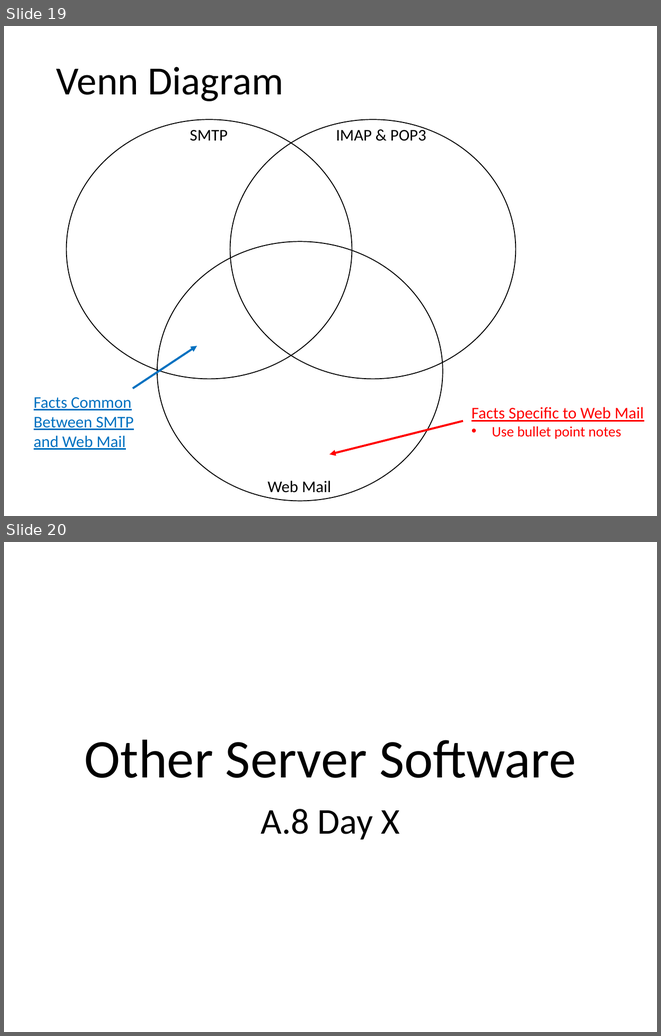
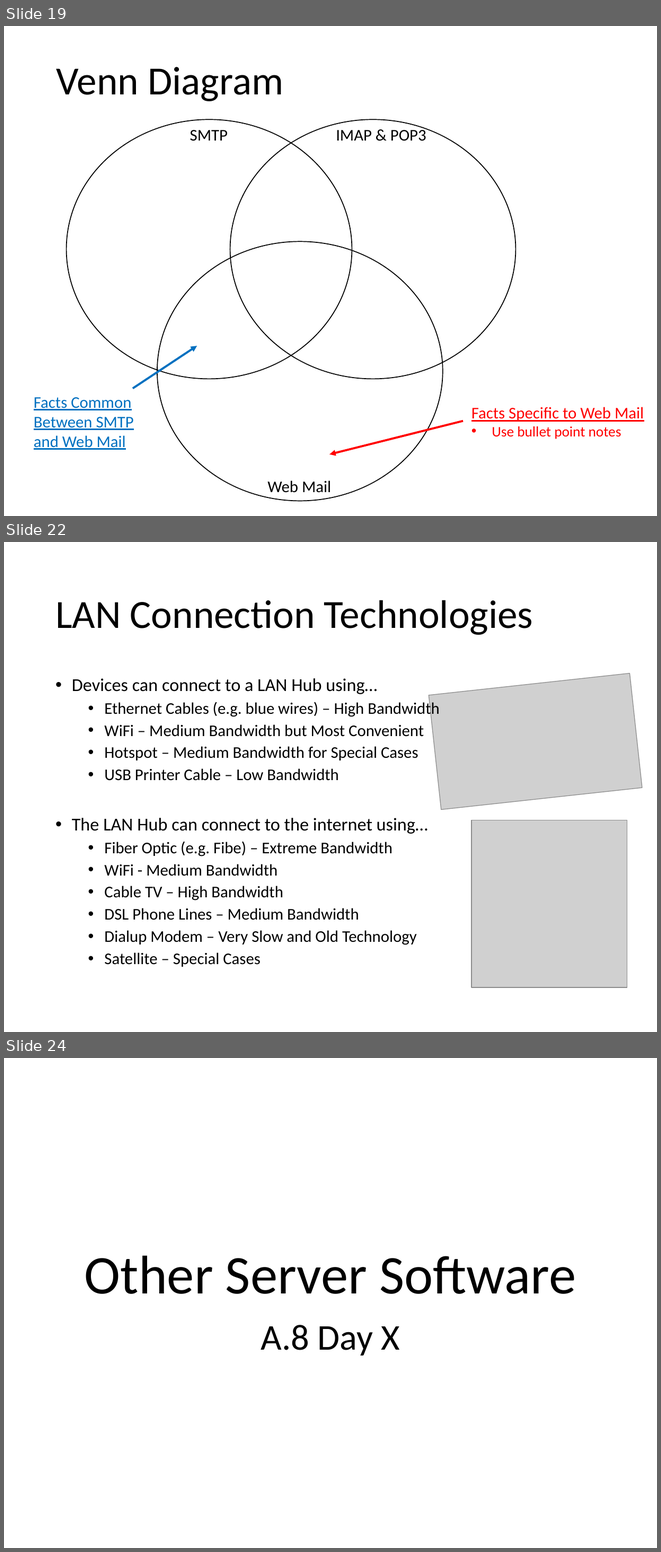
Before and after one commit to Greg5519/ICS2O0, a slide deck: Topic A Understanding Computers/A.8 Lesson - World Wide Web.pptx. Shown one above the other, each under a label of ours: slides 19 and 20 before the commit, slides 19, 22 and 24 after it; the slides between them are not shown. The pictures are 661x1036 and 661x1552 pixels, drawn with LibreOffice and Linux fonts; fonts in the diff are those of the drawing; grey boxes stand for pictures. Boxes give left, top, right and bottom in pixels: in the first picture for what was removed or moved away, otherwise in the second. Text is boxed around its words. In the diff, an @@ line names an element or a change of style, - is before the commit and + after.

```diff
--- a/Topic A Understanding Computers/A.8 Lesson - World Wide Web.pptx
+++ b/Topic A Understanding Computers/A.8 Lesson - World Wide Web.pptx
@@ slide 22 added at (x1=4, y1=542, x2=657, y2=1032), background #FFFFFF @@
@@ title added at (x1=55, y1=600, x2=533, y2=635), 44 pt, text #000000 @@
+LAN Connection Technologies
@@ text added at (x1=72, y1=678, x2=439, y2=967), 18 pt, text #000000 @@
+• Devices can connect to a LAN Hub using…
+  • Ethernet Cables (e.g. blue wires) – High Bandwidth
+  • WiFi – Medium Bandwidth but Most Convenient
+  • Hotspot – Medium Bandwidth for Special Cases
+  • USB Printer Cable – Low Bandwidth
+• The LAN Hub can connect to the internet using…
+  • Fiber Optic (e.g. Fibe) – Extreme Bandwidth
+  • WiFi - Medium Bandwidth
+  • Cable TV – High Bandwidth
+  • DSL Phone Lines – Medium Bandwidth
+  • Dialup Modem – Very Slow and Old Technology
+  • Satellite – Special Cases
@@ picture added at (x1=429, y1=673, x2=642, y2=809) @@
@@ picture added at (x1=471, y1=820, x2=627, y2=987) @@
@@ what was slide 20 is now slide 24 @@
```
Also in this commit, not shown: 5 other slides added, 2 other files.
